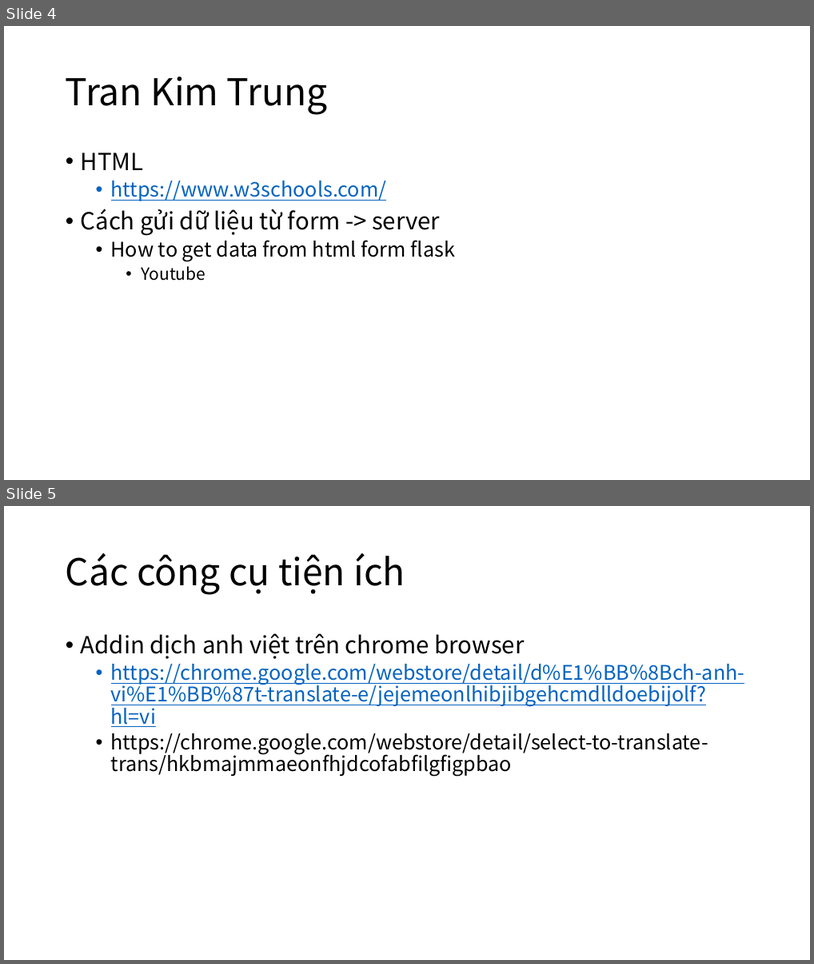
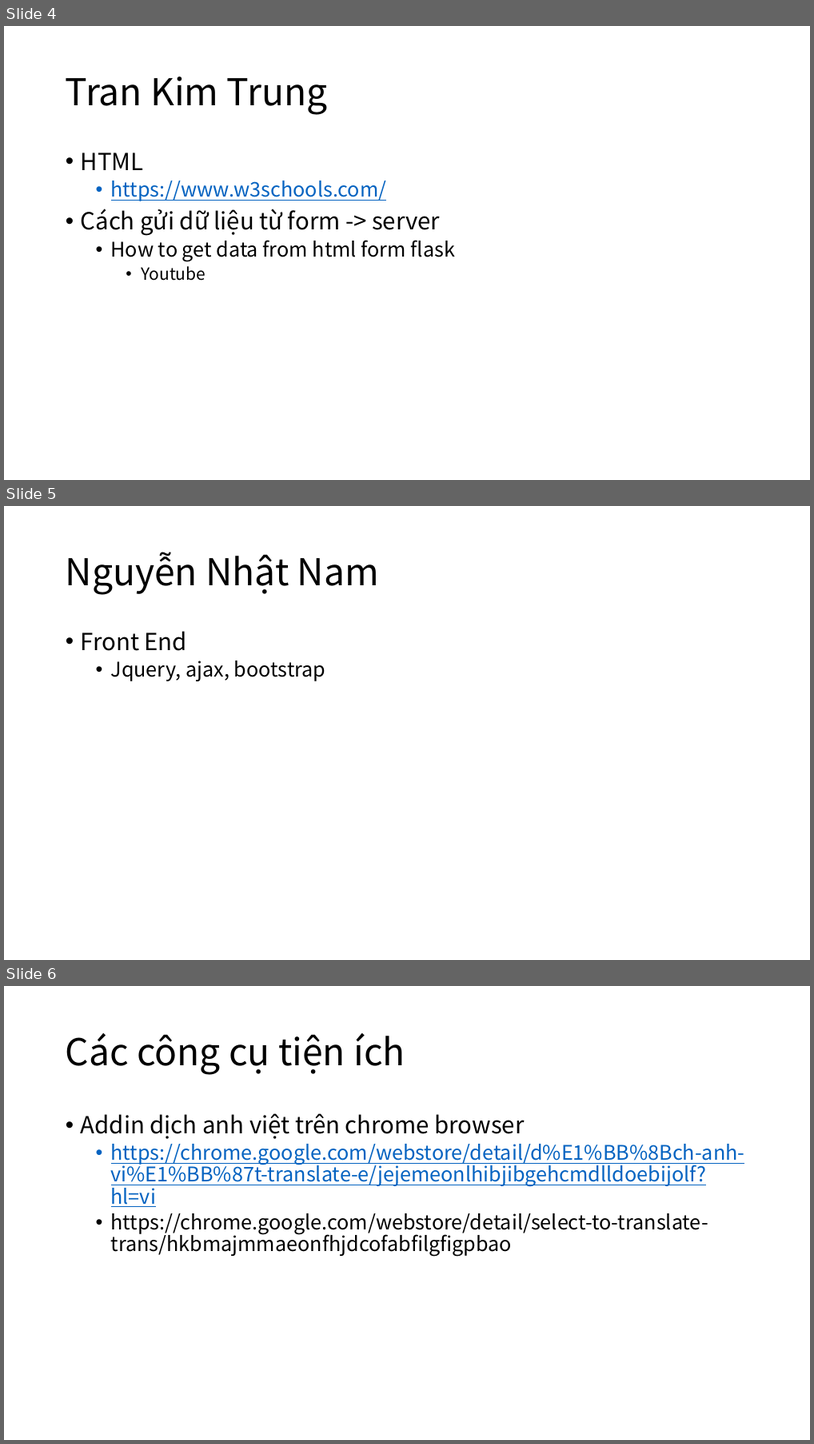
Before and after one commit to makotovnjp/Talent5PythonFlask, a slide deck: doc/Dùng Flask để xây dựng webTuan2.pptx. Shown one above the other, each under a label of ours: slides 4 and 5 before the commit, slides 4, 5 and 6 after it. The pictures are 814x964 and 814x1444 pixels, drawn with LibreOffice and Linux fonts; fonts in the diff are those of the drawing. Boxes give left, top, right and bottom in pixels: in the first picture for what was removed or moved away, otherwise in the second. Text is boxed around its words. In the diff, an @@ line names an element or a change of style, - is before the commit and + after.

```diff
--- a/doc/Dùng Flask để xây dựng webTuan2.pptx
+++ b/doc/Dùng Flask để xây dựng webTuan2.pptx
@@ slide 5 added at (4,506,810,960), background #FFFFFF @@
@@ title added at (66,552,379,595), 44 pt, text #000000 @@
+Nguyễn Nhật Nam
@@ text added at (81,631,326,681), 24 pt, text #000000 @@
+• Front End
+  • Jquery, ajax, bootstrap
@@ what was slide 5 is now slide 6 @@
```
Also in this commit, not shown: 1 slide changed, 1 other file.
